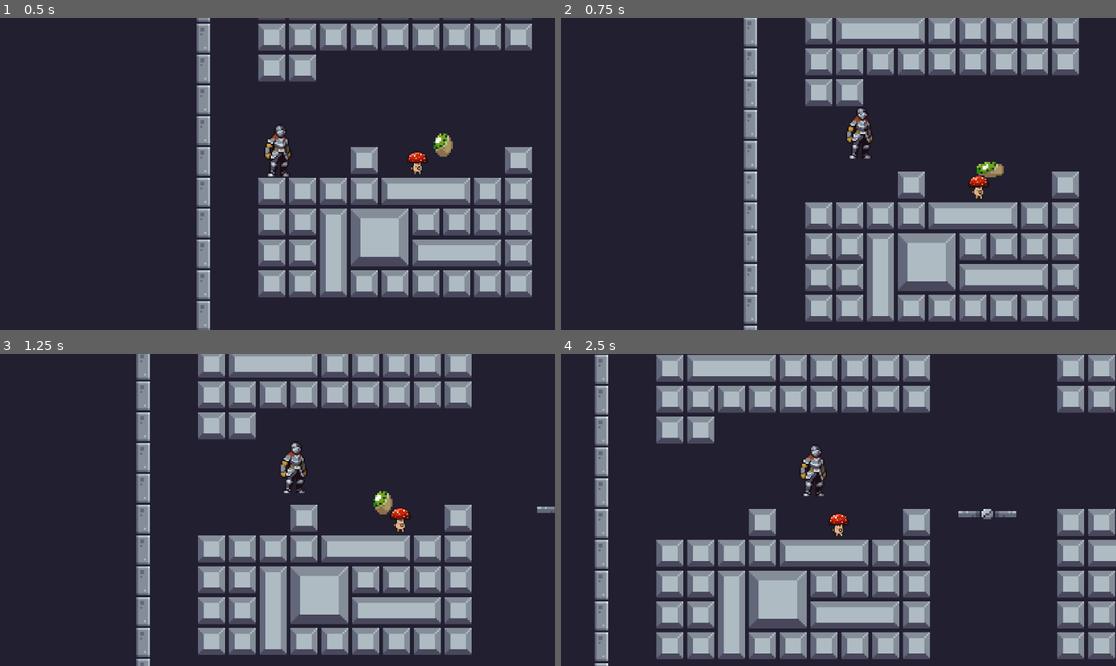
Above: before the commit, frames 1-4 (two rows, left to right).
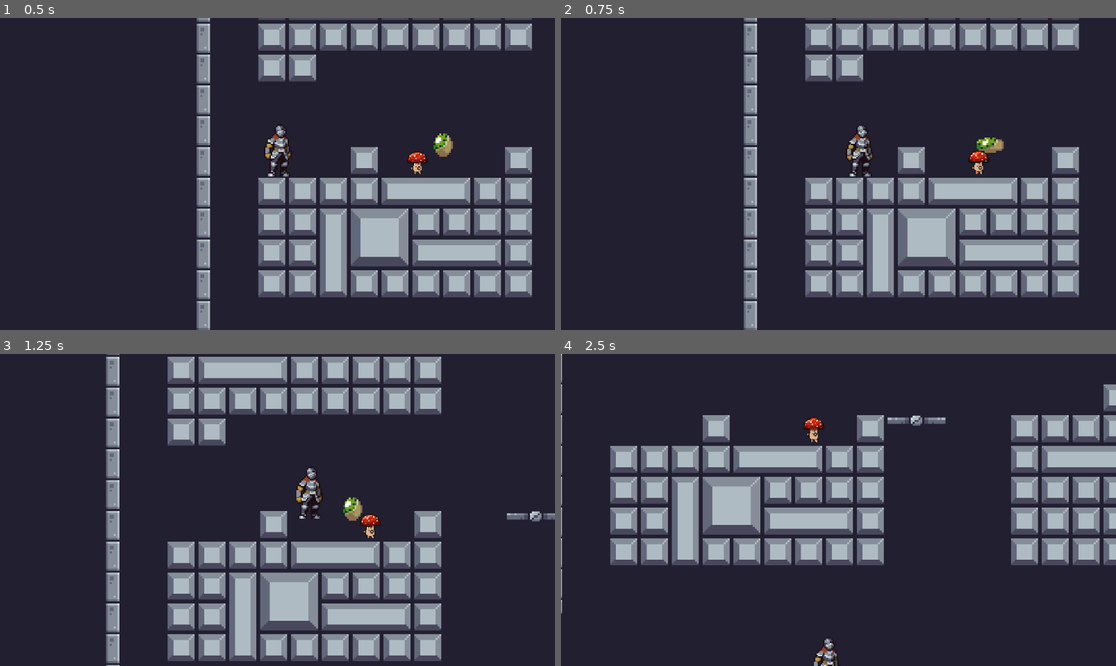
Above: after the commit, the same moments.

Repository: moaazkamel/moaath-game
Game: Godot game, scene res://scenes/game.tscn
Two runs of this game, one before a commit and one after it. Both use one fixed random seed, a clock stepped at 60 frames per second and the inputs below.
Inputs:
- Up to frame 1 (0.5 s): no input
- Up to frame 2 (0.75 s): tap Enter (ui_accept) at 0.5, 0.6 s; hold Right (ui_right) from 0.53 s (still down)
- Up to frame 3 (1.25 s): keep holding Right (ui_right); tap Space ( jump, bound only after the commit) at 0.77, 0.8, 1.07 s
- Up to frame 4 (2.5 s): tap Space ( jump, bound only after the commit) at 1.35, 1.52, 1.82, 2.3 s; tap Enter (ui_accept) at 1.55, 2.1 s; release Right (ui_right) at 2.03 s; hold Left (ui_left) from 2.03 s (still down)

Frame 1 is identical in both runs. In frame 2, 26% of the frame differs, in the area x 32-94%, y 0-100%; in frame 3, 31%; in frame 4, 52%, in the area x 0-100%, y 0-100%.

Commit message:
making a die animation when the player touch the enemy and make a background

Diff:
--- a/project.godot
+++ b/project.godot
@@ -23,6 +23,26 @@
 
 enabled=PackedStringArray("res://addons/godot_super-wakatime/plugin.cfg")
 
+[input]
+
+" jump"={
+"deadzone": 0.2,
+"events": [Object(InputEventKey,"resource_local_to_scene":false,"resource_name":"","device":-1,"window_id":0,"alt_pressed":false,"shift_pressed":false,"ctrl_pressed":false,"meta_pressed":false,"pressed":false,"keycode":0,"physical_keycode":32,"key_label":0,"unicode":32,"location":0,"echo":false,"script":null)
+]
+}
+right={
+"deadzone": 0.2,
+"events": [Object(InputEventKey,"resource_local_to_scene":false,"resource_name":"","device":-1,"window_id":0,"alt_pressed":false,"shift_pressed":false,"ctrl_pressed":false,"meta_pressed":false,"pressed":false,"keycode":0,"physical_keycode":4194321,"key_label":0,"unicode":0,"location":0,"echo":false,"script":null)
+, Object(InputEventKey,"resource_local_to_scene":false,"resource_name":"","device":-1,"window_id":0,"alt_pressed":false,"shift_pressed":false,"ctrl_pressed":false,"meta_pressed":false,"pressed":false,"keycode":0,"physical_keycode":68,"key_label":0,"unicode":100,"location":0,"echo":false,"script":null)
+]
+}
+left={
+"deadzone": 0.2,
+"events": [Object(InputEventKey,"resource_local_to_scene":false,"resource_name":"","device":-1,"window_id":0,"alt_pressed":false,"shift_pressed":false,"ctrl_pressed":false,"meta_pressed":false,"pressed":false,"keycode":0,"physical_keycode":4194319,"key_label":0,"unicode":0,"location":0,"echo":false,"script":null)
+, Object(InputEventKey,"resource_local_to_scene":false,"resource_name":"","device":-1,"window_id":0,"alt_pressed":false,"shift_pressed":false,"ctrl_pressed":false,"meta_pressed":false,"pressed":false,"keycode":0,"physical_keycode":65,"key_label":0,"unicode":97,"location":0,"echo":false,"script":null)
+]
+}
+
 [physics]
 
 3d/physics_engine="Jolt Physics"
--- a/scripts/killzone.gd
+++ b/scripts/killzone.gd
@@ -5,9 +5,12 @@
 
 func _on_body_entered(body: Node2D) -> void:
 	print('YOU DIED')
+	Engine.time_scale = 0.5
+	body.get_node('CollisionShape2D').queue_free()
 	timer.start()
 
 
 
 func _on_timer_timeout() -> void:
+	Engine.time_scale = 1.0
 	get_tree().reload_current_scene()
--- a/scripts/player.gd
+++ b/scripts/player.gd
@@ -11,12 +11,12 @@
 		velocity += get_gravity() * delta
 
 	# Handle jump.
-	if Input.is_action_just_pressed("ui_accept") and is_on_floor():
+	if Input.is_action_just_pressed(" jump") and is_on_floor():
 		velocity.y = JUMP_VELOCITY
 
 	# Get the input direction and handle the movement/deceleration.
 	# As good practice, you should replace UI actions with custom gameplay actions.
-	var direction := Input.get_axis("ui_left", "ui_right")
+	var direction := Input.get_axis("left", "right")
 	if direction:
 		velocity.x = direction * SPEED
 	else:
